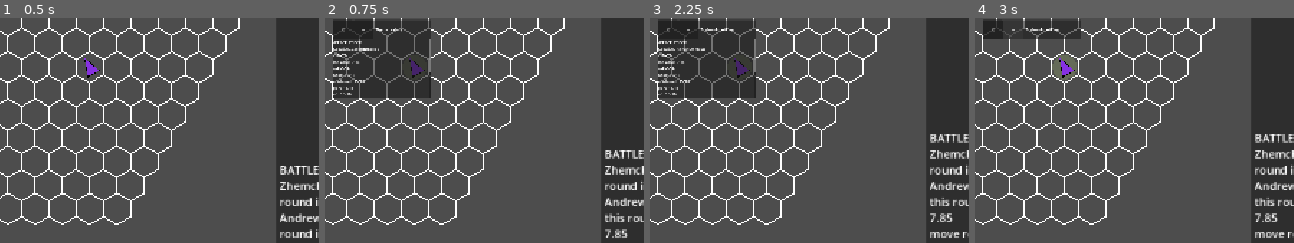
Above: before the commit, frames 1-4 (left to right).
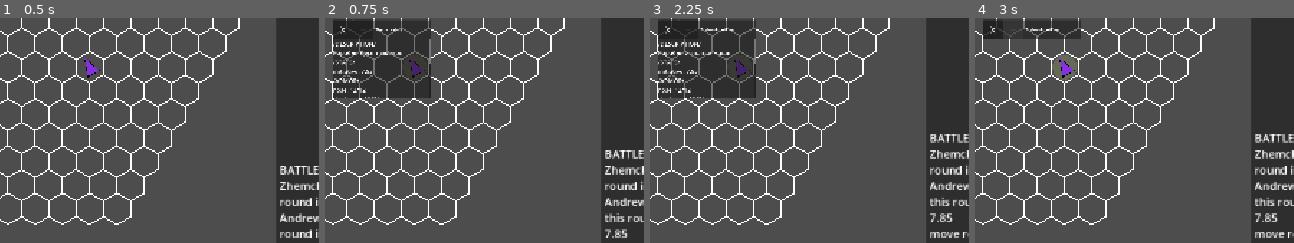
Above: after the commit, the same moments.

Repository: Idandot/Space-Arena
Game: Godot game, scene res://Base Class/Arena.tscn
Two runs of this game, one before a commit and one after it. Both use one fixed random seed, a clock stepped at 60 frames per second and the inputs below.
Inputs (mouse positions are % of the whole screen's width and height, from its top left):
- Up to frame 1 (0.5 s): no input
- Up to frame 2 (0.75 s): tap Enter (end_turn) at 0.5 s; drag from (50, 60) to (3, 50) at 0.52 s
- Up to frame 3 (2.25 s): click "X" at 1.25 s; tap Backspace (reset_move) at 2 s; drag from (24, 40) to (3, 50) at 2.02 s
- Up to frame 4 (3 s): click "--" at 2.75 s
The pictures show only the part of the screen within x 36-86%, y 50-100%; the shares and areas given below are measured in that part.

Frame 1 is identical in both runs. In frame 2, 1.4% of the frame differs, in the area x 2-34%, y 3-36%; in frame 3, 1.4%; in frame 4, less than 0.1%.

Commit message:
0.1.7 Godot 4.7 and UI change start

Diff:
--- a/Base Class/inspection_window.gd
+++ b/Base Class/inspection_window.gd
@@ -10,6 +10,7 @@
 		if is_instance_valid(title_label):
 			title_label.text = title
 
+@export var title_container: Container
 @export var title_label: Label
 @export var close_button: Button
 @export var minimize_button: Button
@@ -26,7 +27,7 @@
 
 	close_button.pressed.connect(_on_close_button_pressed)
 	minimize_button.pressed.connect(_on_minimize_button_pressed)
-	title_label.gui_input.connect(_on_title_label_gui_input)
+	title_container.gui_input.connect(_on_title_container_gui_input)
 
 func setup(object: Object, setup_title: String, content: PackedScene):
 	title = setup_title
@@ -47,7 +48,7 @@
 
 var drag_offset = Vector2.ZERO
 
-func _on_title_label_gui_input(event):
+func _on_title_container_gui_input(event):
 	if event is InputEventMouseButton:
 		if event.button_index == MOUSE_BUTTON_LEFT:
 			if event.pressed:
--- a/UI/inspection_window.tscn
+++ b/UI/inspection_window.tscn
@@ -1,11 +1,17 @@
-[gd_scene load_steps=4 format=3 uid="uid://cyeegvoov25bo"]
+[gd_scene format=3 uid="uid://cyeegvoov25bo"]
 
-[ext_resource type="Script" uid="uid://b4t3dbbyaogwk" path="res://Base Class/inspection_window.gd" id="1_sv08r"]
+[ext_resource type="Script" uid="uid://d4e4geuq1mtsx" path="res://Base Class/inspection_window.gd" id="1_sv08r"]
 [ext_resource type="Theme" uid="uid://dho5hnu13gwhm" path="res://Themes/Font.tres" id="2_vdbsl"]
+
+[sub_resource type="Theme" id="Theme_uonaj"]
+default_font_size = 32
 
 [sub_resource type="LabelSettings" id="LabelSettings_vdbsl"]
 
-[node name="Control" type="Control" node_paths=PackedStringArray("title_label", "close_button", "minimize_button", "body_panel", "container")]
+[sub_resource type="Theme" id="Theme_dsjc7"]
+default_font_size = 24
+
+[node name="Control" type="Control" unique_id=741393028 node_paths=PackedStringArray("title_container", "title_label", "close_button", "minimize_button", "body_panel", "container")]
 layout_mode = 3
 anchors_preset = 15
 anchor_right = 1.0
@@ -16,36 +22,38 @@
 grow_vertical = 2
 script = ExtResource("1_sv08r")
 title = "Окно инспектора"
+title_container = NodePath("Header/Header/MarginContainer")
 title_label = NodePath("Header/Header/MarginContainer/TitleLabel")
 close_button = NodePath("Header/Header/CloseButton")
 minimize_button = NodePath("Header/Header/MinimizeButton")
 body_panel = NodePath("Body")
 container = NodePath("Body/Body")
 
-[node name="Header" type="Panel" parent="."]
+[node name="Header" type="Panel" parent="." unique_id=801585689]
 layout_mode = 1
 offset_right = 400.0
 offset_bottom = 80.0
+theme = SubResource("Theme_uonaj")
 
-[node name="Header" type="HBoxContainer" parent="Header"]
+[node name="Header" type="HBoxContainer" parent="Header" unique_id=486393968]
 custom_minimum_size = Vector2(0, 80)
 layout_mode = 0
 offset_right = 400.0
 offset_bottom = 80.0
 
-[node name="CloseButton" type="Button" parent="Header/Header"]
+[node name="CloseButton" type="Button" parent="Header/Header" unique_id=1741876677]
 custom_minimum_size = Vector2(80, 80)
 layout_mode = 2
 focus_mode = 0
 text = "X"
 
-[node name="MinimizeButton" type="Button" parent="Header/Header"]
+[node name="MinimizeButton" type="Button" parent="Header/Header" unique_id=2014261461]
 custom_minimum_size = Vector2(80, 80)
 layout_mode = 2
 focus_mode = 0
 text = "--"
 
-[node name="MarginContainer" type="MarginContainer" parent="Header/Header"]
+[node name="MarginContainer" type="MarginContainer" parent="Header/Header" unique_id=1058420598]
 layout_mode = 2
 size_flags_horizontal = 3
 theme_override_constants/margin_left = 5
@@ -53,7 +61,7 @@
 theme_override_constants/margin_right = 5
 theme_override_constants/margin_bottom = 5
 
-[node name="TitleLabel" type="Label" parent="Header/Header/MarginContainer"]
+[node name="TitleLabel" type="Label" parent="Header/Header/MarginContainer" unique_id=1324658208]
 custom_minimum_size = Vector2(70, 70)
 layout_mode = 2
 size_flags_horizontal = 3
@@ -64,17 +72,17 @@
 label_settings = SubResource("LabelSettings_vdbsl")
 vertical_alignment = 1
 
-[node name="Body" type="Panel" parent="."]
+[node name="Body" type="Panel" parent="." unique_id=1929079259]
 layout_mode = 0
 offset_top = 80.0
 offset_right = 400.0
 offset_bottom = 320.0
 
-[node name="Body" type="ScrollContainer" parent="Body"]
+[node name="Body" type="ScrollContainer" parent="Body" unique_id=1167497068]
 layout_mode = 1
 anchors_preset = 15
 anchor_right = 1.0
 anchor_bottom = 1.0
 grow_horizontal = 2
 grow_vertical = 2
-theme = ExtResource("2_vdbsl")
+theme = SubResource("Theme_dsjc7")
--- a/project.godot
+++ b/project.godot
@@ -8,11 +8,15 @@
 
 config_version=5
 
+[animation]
+
+compatibility/default_parent_skeleton_in_mesh_instance_3d=true
+
 [application]
 
 config/name="Space Arena"
 run/main_scene="res://Base Class/Arena.tscn"
-config/features=PackedStringArray("4.5", "GL Compatibility")
+config/features=PackedStringArray("4.7", "GL Compatibility")
 config/icon="res://icon.svg"
 
 [autoload]
